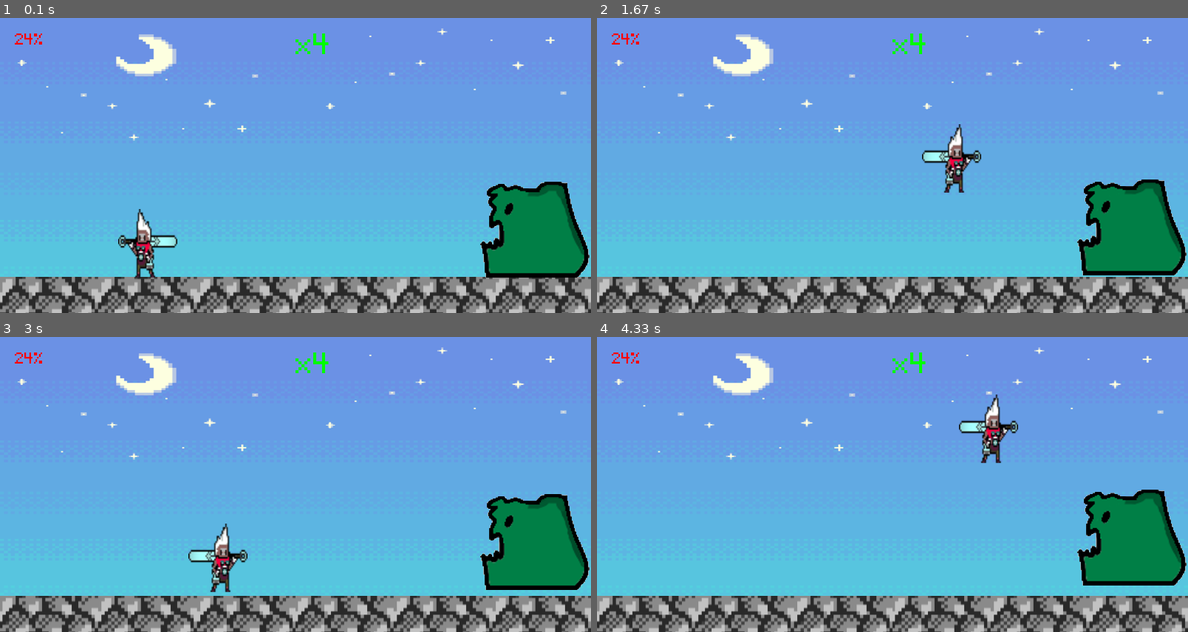
Above: before the commit, frames 1-4 (two rows, left to right).
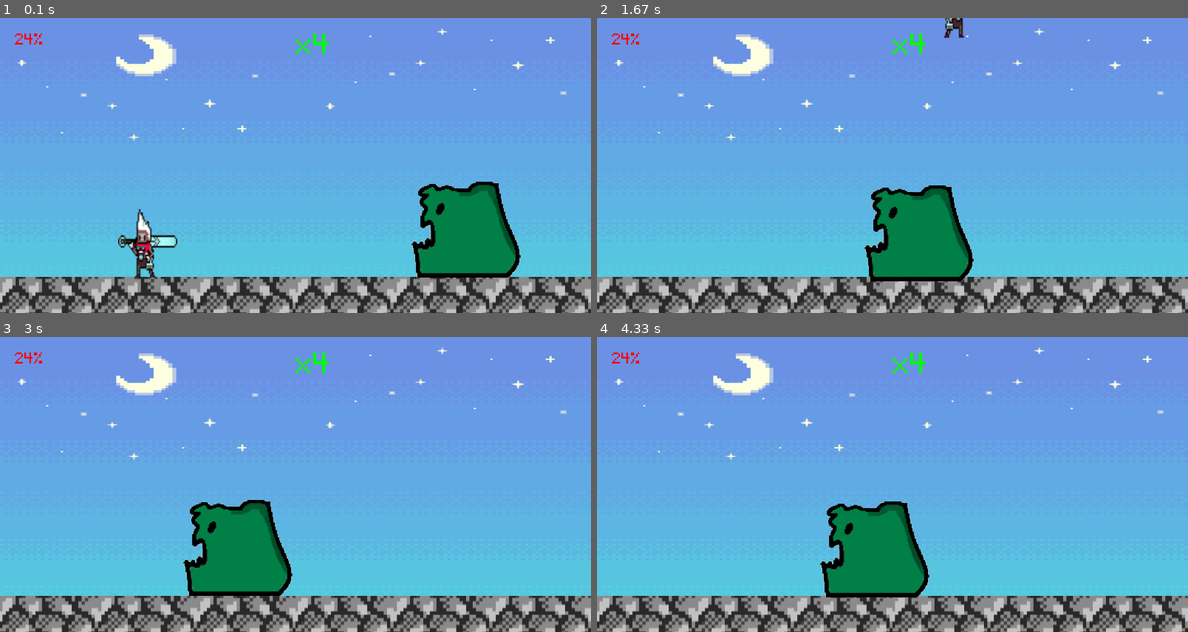
Above: after the commit, the same moments.

Repository: WINDKING-1/TheDasher
Game: pygame game, started from The dasher code.py
Same seed, same stepped clock (60 frames per second), same inputs: the game is played once before the commit and once after it.
Inputs:
- Up to frame 1 (0.1 s): no input
- Up to frame 2 (1.67 s): tap Space at 0.33, 0.73, 1.03, 1.23, 1.53 s; hold Right 0.67-1.13 s; hold Right 1.17-1.63 s
- Up to frame 3 (3 s): hold Left 1.67-2.2 s; tap Space at 1.73, 2.03, 2.3, 2.6, 2.73 s; hold Left 2.23-2.63 s; hold Right from 2.67 s (still down)
- Up to frame 4 (4.33 s): tap Space at 3.03, 3.9, 4.2 s; release Right at 3.3 s; hold Right 3.83-4.3 s

The runs differ from the first frame. In frame 1, 8.1% of the frame differs, in the area x 69-100%, y 55-88%; in frame 2, 11%, in the area x 45-100%, y 0-90%; in frame 3, 9.8%; in frame 4, 11%.

Commit message:
Update The dasher code.py

Diff:
--- a/The dasher code.py
+++ b/The dasher code.py
@@ -34,7 +34,7 @@
 Ground_surf2=pygame.image.load(r'e4.png').convert()
 death_screen_surf=pygame.image.load(r'died1.jpg').convert()
 Monster=pygame.image.load(r"monsterr.png").convert_alpha()
-Monster_rect=Monster.get_rect(bottomright=(800,352))
+Monster_rect=Monster.get_rect(midbottom=(650,352))
 Monster_jump_timer=50
 
 player_surf=pygame.image.load(r'e3.png').convert_alpha()
@@ -56,6 +56,9 @@
 
 playerright=pygame.transform.flip(player_surf,True,False)
 playerleft=pygame.transform.flip(playerright,True,False)
+
+monster_left_surf=Monster
+monster_right_surf=pygame.transform.flip(Monster,True,False)
 left=True
 
 player_health=24
@@ -78,7 +81,12 @@
         player_rect.x=-50
 
 def gravity():
-    player_rect.y += player_fallseed
+    if player_rect.colliderect(Ground_rect):
+        player_rect.y += player_fallseed
+
+def monster_gravity():
+    if not Monster_rect.colliderect(Ground_rect):
+        Monster_rect.y += player_fallseed
 
 def lvl1():
     screen.blit(Sky_surf,(0,0))
@@ -178,6 +186,13 @@
     if dash_timer!=0:
         dashing=True
 
+    if Monster_rect.x-player_rect.x>60:
+        Monster_rect.x-=3
+        monster_left=True
+    elif Monster_rect.x-player_rect.x<-160:
+        Monster_rect.x+=3
+        monster_left=False
+
 
     if level==1:
         lvl1()
@@ -264,6 +279,11 @@
     else:
         player_surf = playerright
 
+    if monster_left:
+        monster_left_surf
+    else:
+        monster_right_surf
+
     if last_dash==dash_timer:
             dashing=False
 
@@ -279,6 +299,7 @@
         combo_coloring()
     Health_min()
     status_text()
+    monster_gravity()
 
     pygame.display.update()
     fps.tick(fps_value)
